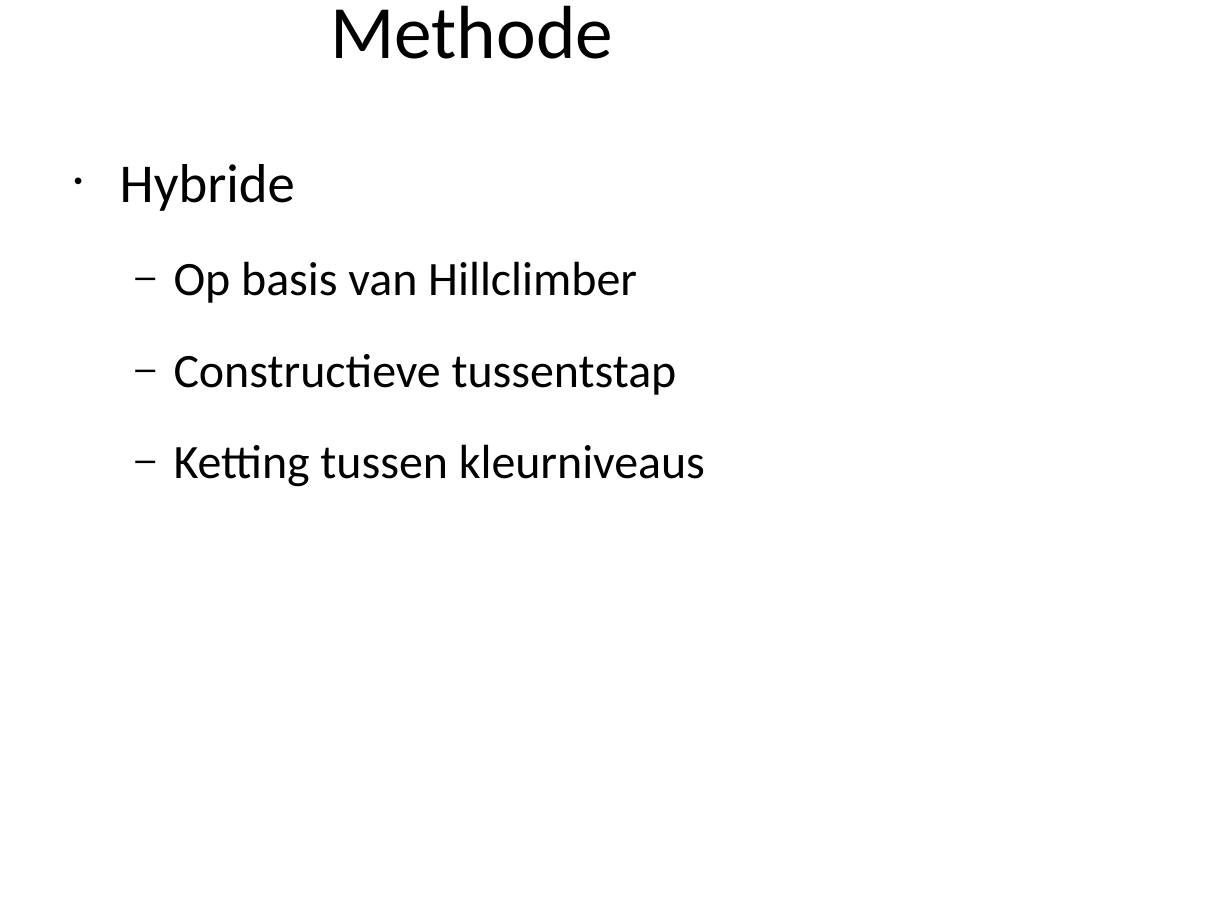
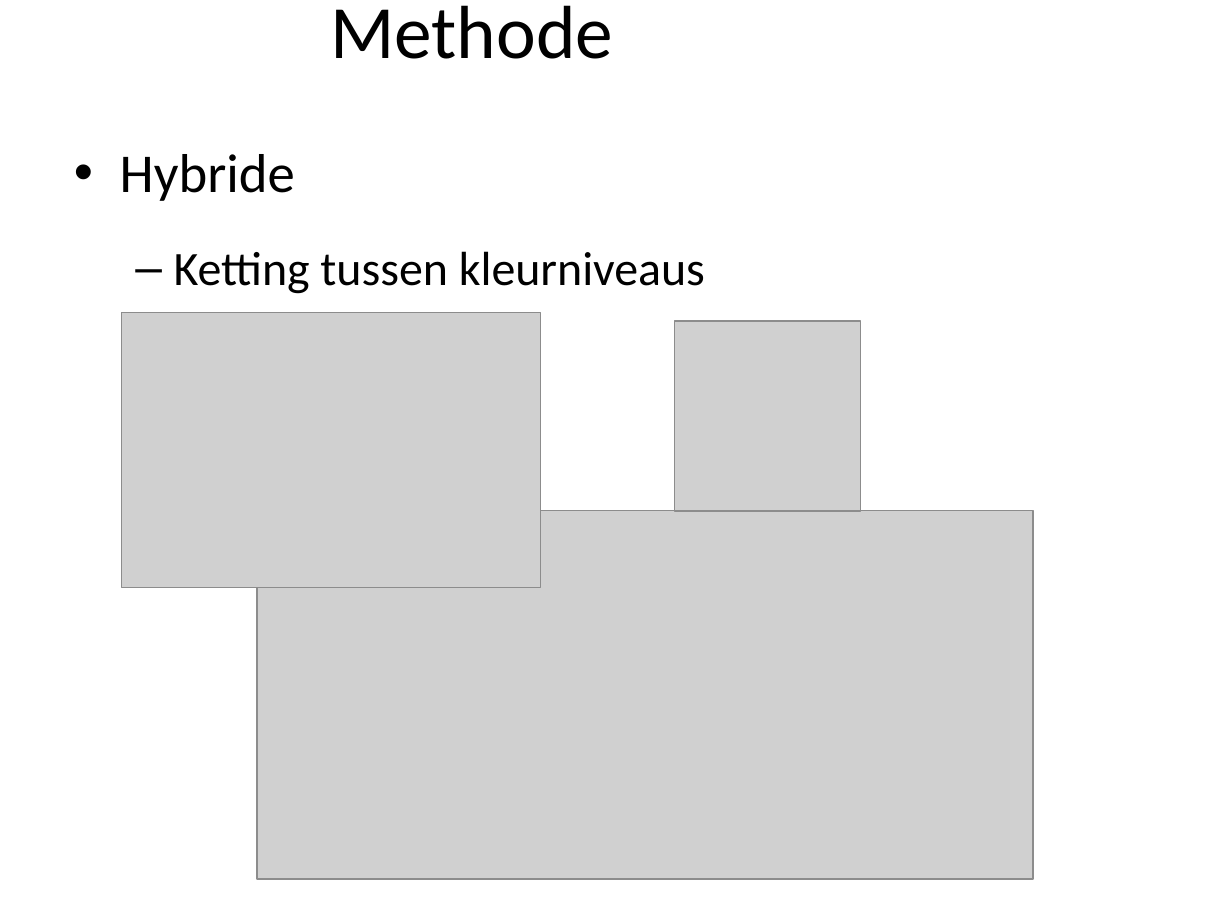
Before and after one commit to marten2/Heuristieken, a slide deck: slide 7 of Graafkleuring1.ppt. Drawn at 1232x924 pixels with LibreOffice and Linux fonts; fonts in the diff are those of the drawing; grey boxes stand for pictures; background and template pictures are left out. Boxes give left, top, right and bottom in pixels: in the first picture for what was removed or moved away, otherwise in the second. Text is boxed around its words. In the diff, an @@ line names an element or a change of style, - is before the commit and + after.

```diff
--- a/Graafkleuring1.ppt
+++ b/Graafkleuring1.ppt
@@ text "Hybride" moved from (x1=120, y1=164, x2=705, y2=487) to (x1=120, y1=154, x2=705, y2=294) @@
@@ text at (x1=174, y1=261, x2=677, y2=395): paragraphs removed @@
-  – Op basis van Hillclimber
-  – Constructieve tussentstap
@@ picture added at (x1=121, y1=313, x2=541, y2=588) @@
@@ picture added at (x1=674, y1=322, x2=860, y2=511) @@
@@ picture added at (x1=257, y1=510, x2=1034, y2=878) @@
```
Also in this commit, not shown: 3 other slides changed, 3 slides added, 1 slide removed, 4 other files.
